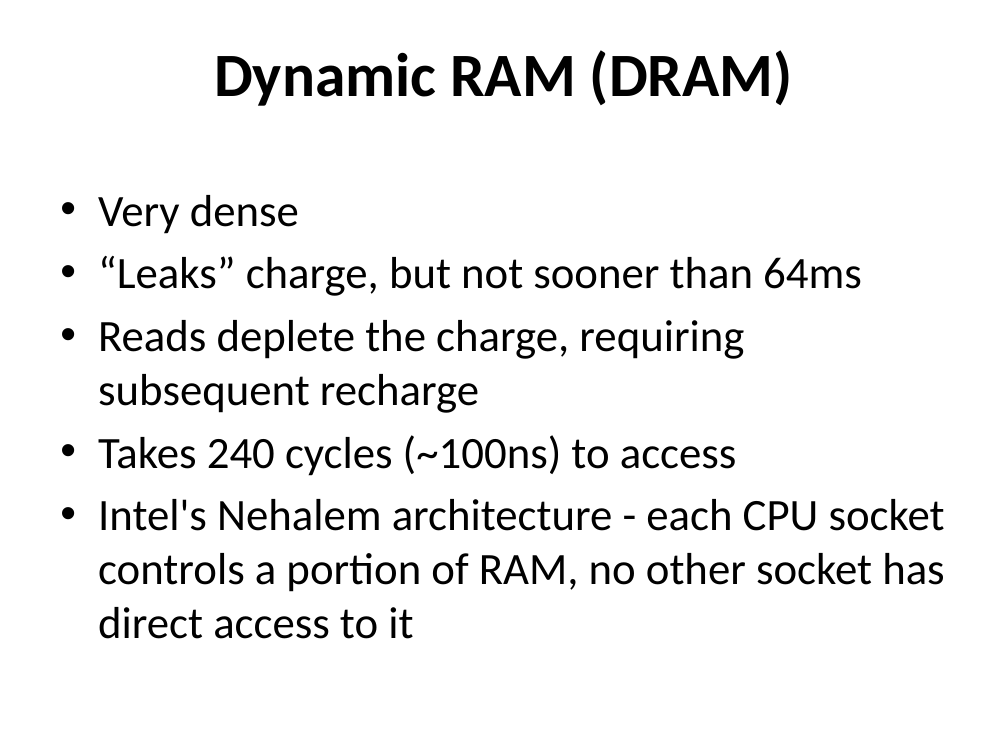
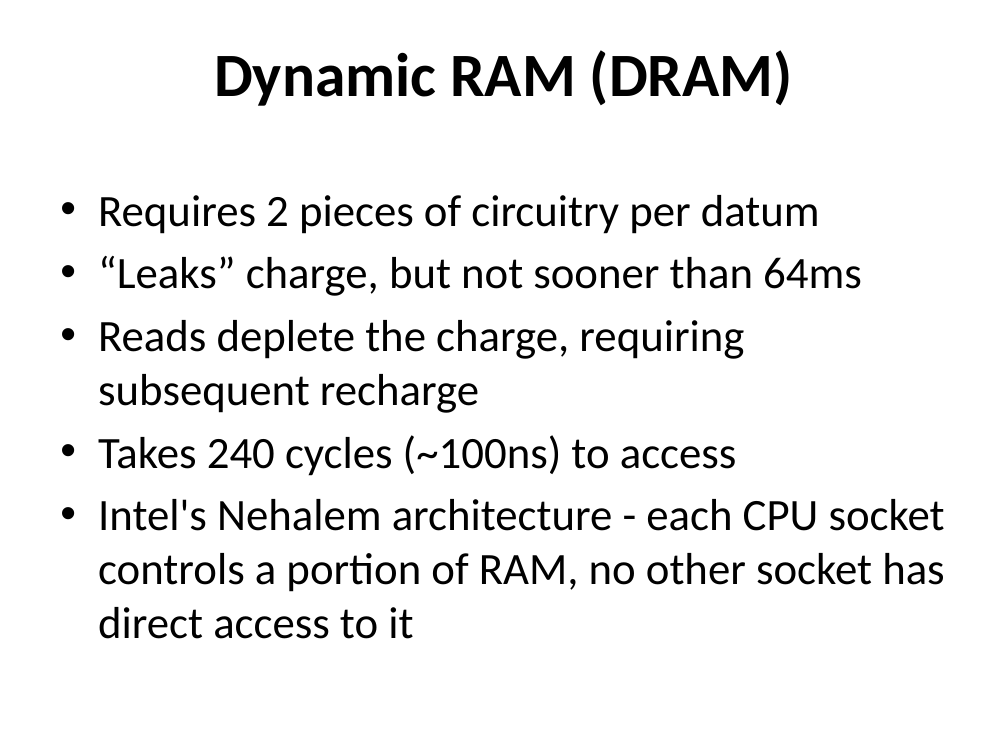
Before and after one commit to jamie-allen/cpu_caches, a slide deck: slide 18 of cpu_caches.pptx (slide 29 before the commit). Drawn at 1008x756 pixels with LibreOffice and Linux fonts; fonts in the diff are those of the drawing; background and template pictures are left out. Boxes give left, top, right and bottom in pixels: in the first picture for what was removed or moved away, otherwise in the second. Text is boxed around its words. In the diff, an @@ line names an element or a change of style, - is before the commit and + after.

```diff
--- a/cpu_caches.pptx
+++ b/cpu_caches.pptx
@@ text at [98,195,820,234]: text changed @@
-• Very dense
+• Requires 2 pieces of circuitry per datum
```
Also in this commit, not shown: 9 other slides changed, 1 slide added, 1 slide removed.
